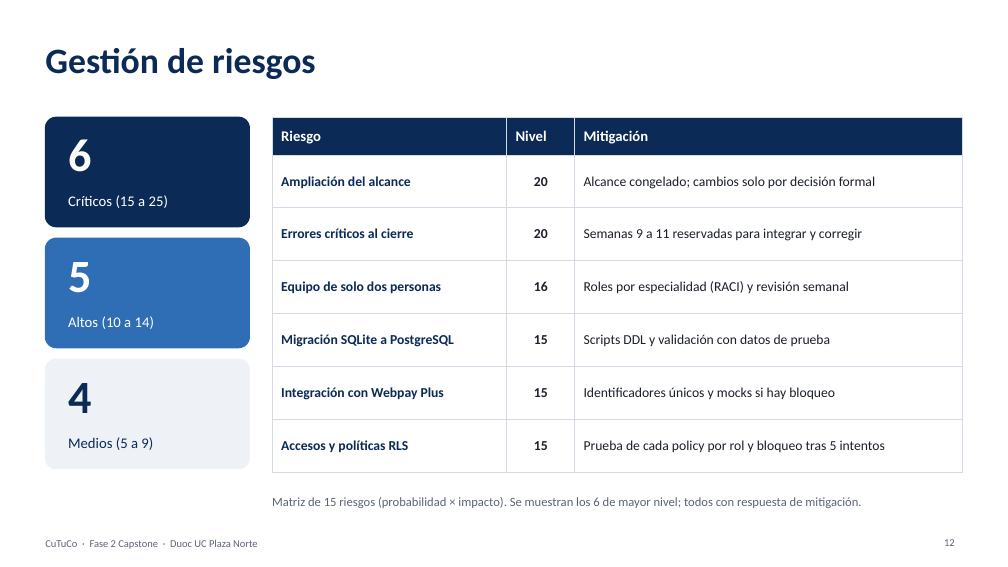
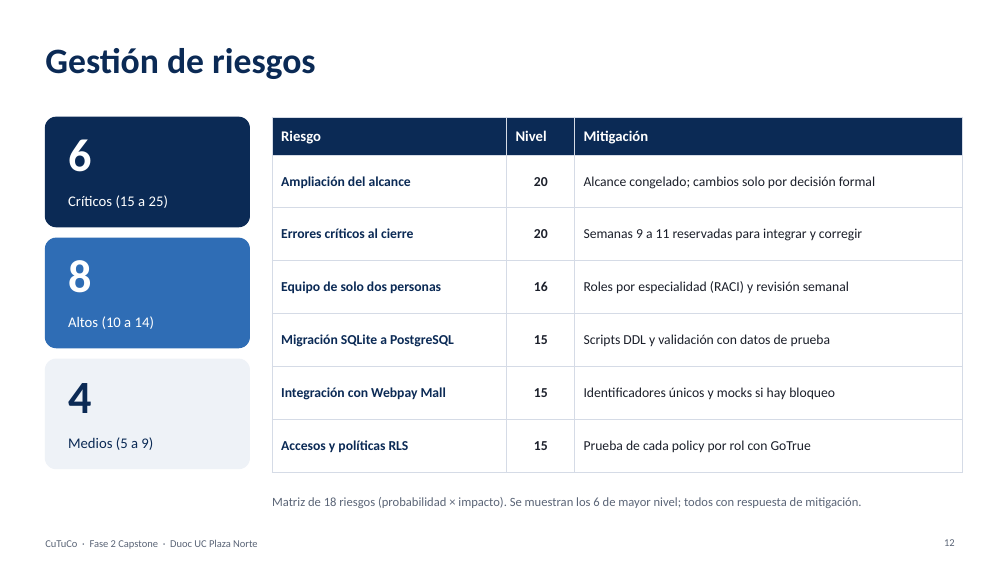
Before and after one commit to VichRo2005/cultiva_tu_compra, a slide deck: slide 12 of Fase 2/Evidencias Proyecto/Presentación Proyecto/CuTuCo Fase2.pptx. Drawn at 1008x567 pixels with LibreOffice and Linux fonts; fonts in the diff are those of the drawing; background and template pictures are left out. Boxes give left, top, right and bottom in pixels: in the first picture for what was removed or moved away, otherwise in the second. Text is boxed around its words. In the diff, an @@ line names an element or a change of style, - is before the commit and + after.

```diff
--- a/Fase 2/Evidencias Proyecto/Presentación Proyecto/CuTuCo Fase2.pptx
+++ b/Fase 2/Evidencias Proyecto/Presentación Proyecto/CuTuCo Fase2.pptx
@@ table at (x1=272, y1=117, x2=963, y2=473) @@
-row 6, column 1: Integración con Webpay Plus
+row 6, column 1: Integración con Webpay Mall
-row 7, column 3: Prueba de cada policy por rol y bloqueo tras 5 intentos
+row 7, column 3: Prueba de cada policy por rol con GoTrue
@@ text at (x1=68, y1=260, x2=91, y2=293): text changed @@
-5
+8
@@ text at (x1=272, y1=497, x2=861, y2=508): text changed @@
-Matriz de 15 riesgos (probabilidad × impacto). Se muestran los 6 de mayor nivel; todos con respuesta de mitigación.
+Matriz de 18 riesgos (probabilidad × impacto). Se muestran los 6 de mayor nivel; todos con respuesta de mitigación.
```
Also in this commit, not shown: 16 other slides changed, 12 other files.
